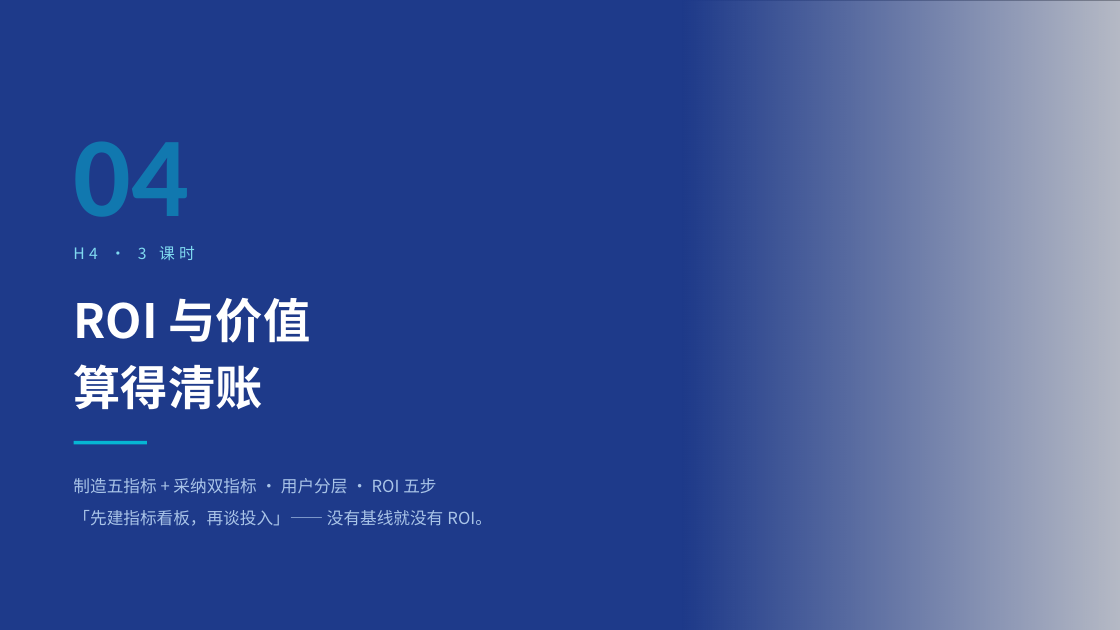
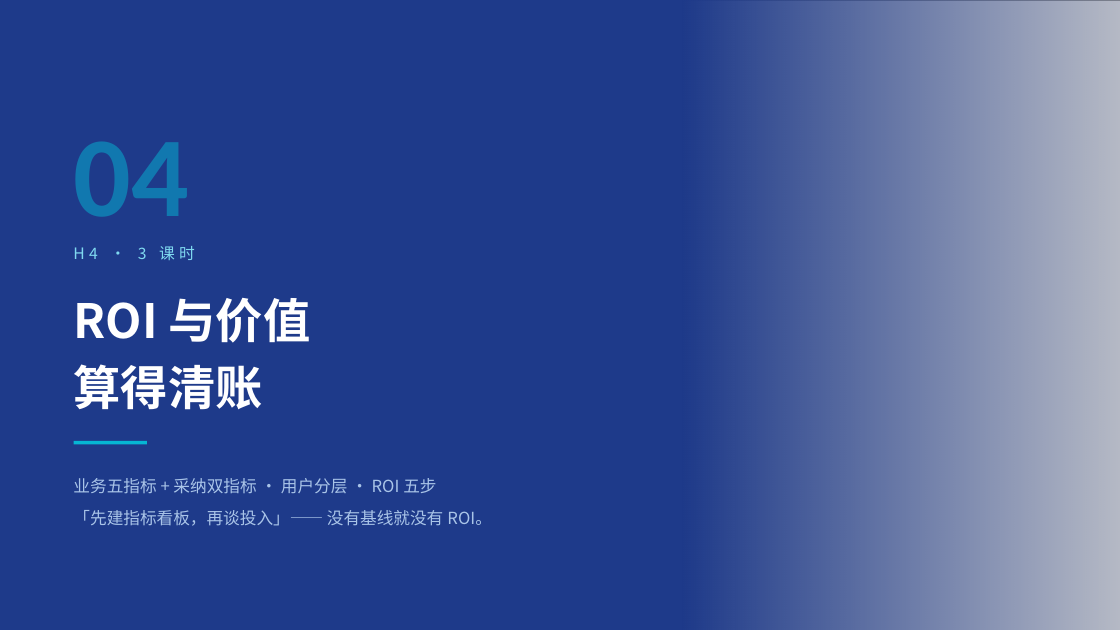
Before and after one commit to swift3000/qiyepinpeixun, a slide deck: slide 13 of 企业AI培训_交付包/高级课程_完整交付包/03_PPT课件/高级_规划层_PPT.pptx. Drawn at 1120x630 pixels with LibreOffice and Linux fonts; fonts in the diff are those of the drawing; grey boxes stand for pictures. Boxes give left, top, right and bottom in pixels: in the first picture for what was removed or moved away, otherwise in the second. Text is boxed around its words. In the diff, an @@ line names an element or a change of style, - is before the commit and + after.

```diff
--- a/企业AI培训_交付包/高级课程_完整交付包/03_PPT课件/高级_规划层_PPT.pptx
+++ b/企业AI培训_交付包/高级课程_完整交付包/03_PPT课件/高级_规划层_PPT.pptx
@@ text at (x1=73, y1=478, x2=436, y2=494): text changed @@
-制造五指标 + 采纳双指标 · 用户分层 · ROI 五步
+业务五指标 + 采纳双指标 · 用户分层 · ROI 五步
```
Also in this commit, not shown: 9 other slides changed, 3 other files.
